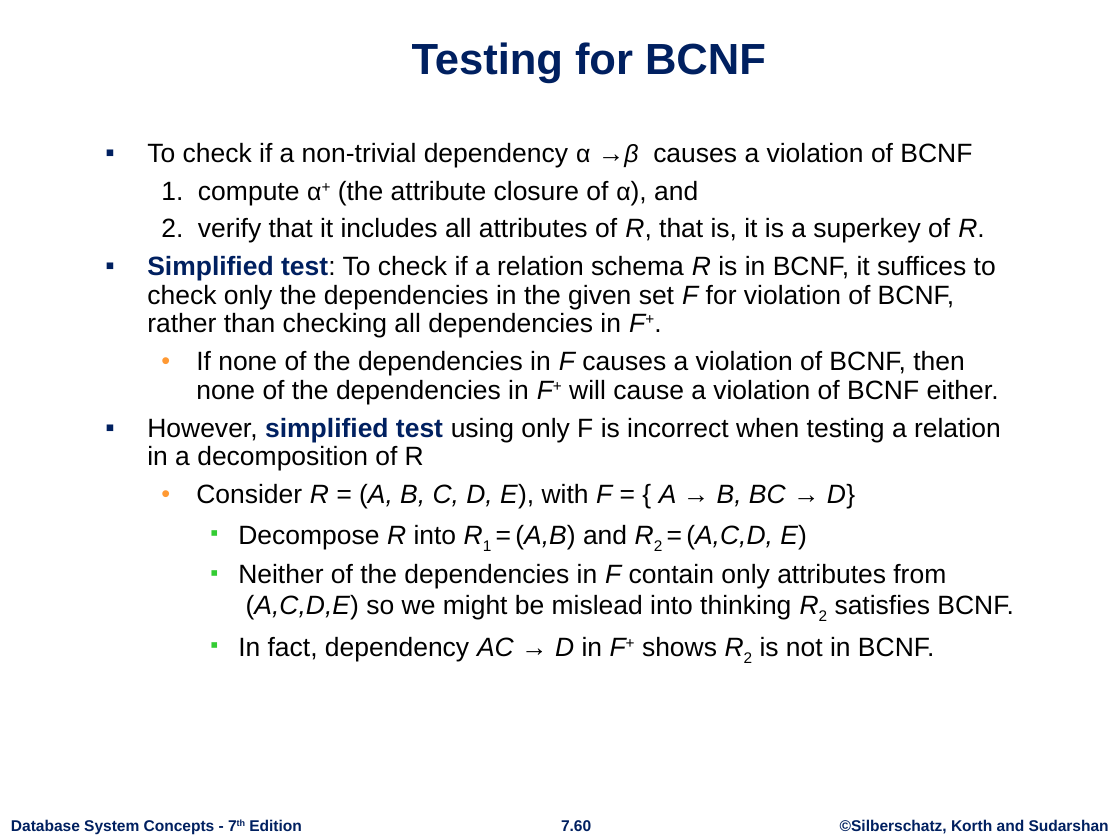
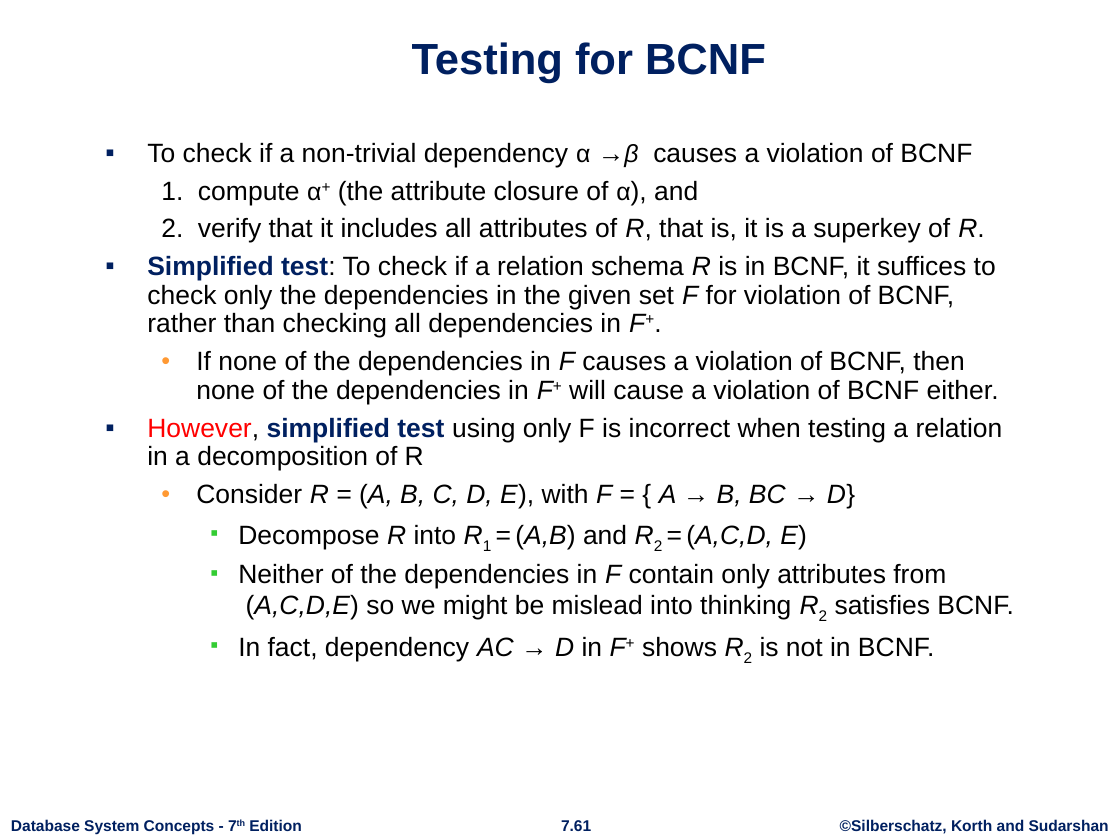
Before and after one commit to FergieLigaLlj/CISC3000-Introduction-to-Data-Base-Systems, a slide deck: slide 61 of Lecture Notes/ch7.pptx (slide 60 before the commit). Drawn at 1120x840 pixels with LibreOffice and Linux fonts; fonts in the diff are those of the drawing; background and template pictures are left out. Boxes give left, top, right and bottom in pixels: in the first picture for what was removed or moved away, otherwise in the second. Text is boxed around its words. In the diff, an @@ line names an element or a change of style, - is before the commit and + after.

```diff
--- a/Lecture Notes/ch7.pptx
+++ b/Lecture Notes/ch7.pptx
@@ text at box(147, 417, 1003, 471): text colour #000000 to #FF0000 in "However," @@
@@ page number at box(561, 820, 591, 831): text changed @@
-7.60
+7.61
```
Also in this commit, not shown: 12 other slides changed, 1 slide added, 21 other files.
